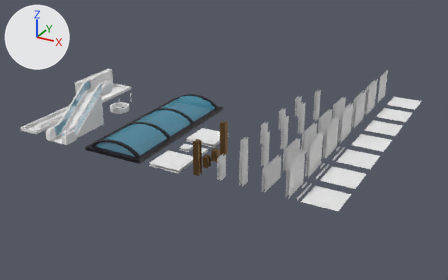
The Blender file Assets/VXR1161/Models/DealStealer-ModelKit.blend as it was, and as the next commit left it.
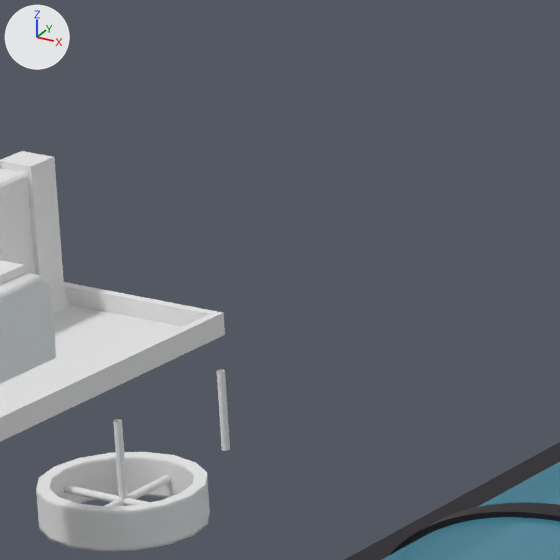
The first picture shows the older version from a camera (50 mm lens) standing at (11.8, -39.1, 23.2) and looking at (-16.5, 12.5, -2.5). The close-ups show the older and then the newer version on the part from 24% to 38% of the width and 18% to 41% of the height of that picture. Only the edits that show in the close-ups are written down. Lighting does not change. The marker at upper left points along +X, +Y and +Z.

Names of what the first close-up shows: 'Escalator', 'Ring Lamp', 'Ring Lamp.Pole', 'Rock Wall Fountain', 'Skylight'.
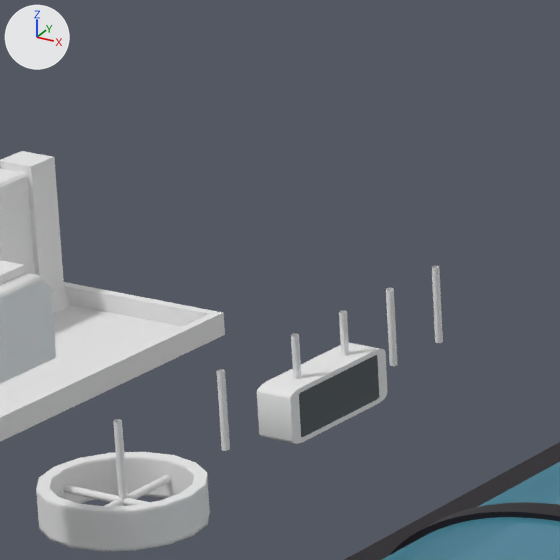
Edits to the scene script, one JSON object a line:
```json
{"op": "add", "block": "mat_material", "code": ["mat_material = principled_material('Material')", "mat_material.base_color = (0.007, 0.0242, 0.0319)  # dark cyan #142b32"]}
{"op": "add", "block": "me_cube_046", "code": ["me_cube_046 = bpy.data.meshes.new('Cube.046')", "me_cube_046.from_pydata(...)  # 32 vertices, 16 faces; spans x -4.2..-3.8, y 0.45..1.55, z 0.71..3.57", "me_cube_046.polygons.foreach_set('use_smooth', [True] * 16)", "me_cube_046.materials.append(mat_trim_sheet)  # its picture is missing"]}
{"op": "add", "block": "me_cube_045", "code": ["me_cube_045 = bpy.data.meshes.new('Cube.045')", "me_cube_045.from_pydata(...)  # 128 vertices, 90 faces; spans x -5.0..-3.0, y 0.0..2.0, z 0.0..3.57", "# faces by material slot: [88, 2]", "me_cube_045.materials.append(mat_trim_sheet)  # its picture is missing", "me_cube_045.materials.append(mat_material)  # dark cyan #142b32"]}
{"op": "add", "block": "ob_hanging_sign_pole", "code": ["ob_hanging_sign_pole = bpy.data.objects.new('Hanging Sign.Pole', me_cube_046)", "ob_hanging_sign_pole.location = (-26.0, 14.0, 0.0)", "ob_hanging_sign_pole.scale = (0.25, 1.0, 0.35)"]}
{"op": "add", "block": "ob_hanging_sign", "code": ["ob_hanging_sign = bpy.data.objects.new('Hanging Sign', me_cube_045)", "ob_hanging_sign.location = (-26.0, 12.0, 0.0)", "ob_hanging_sign.scale = (0.25, 1.0, 0.35)"]}
```

Location of each change, [x1, y1, x2, y2] in pixels of the close-ups (560 x 560 px):
```json
{"object": "Hanging Sign", "change": "added", "after": [257, 310, 388, 444], "faces in mat_trim_sheet (its picture is missing)": [257, 310, 388, 444], "faces in mat_material (dark cyan #142b32)": [299, 355, 379, 437]}
{"object": "Hanging Sign.Pole", "change": "added", "after": [386, 266, 443, 366]}
```
